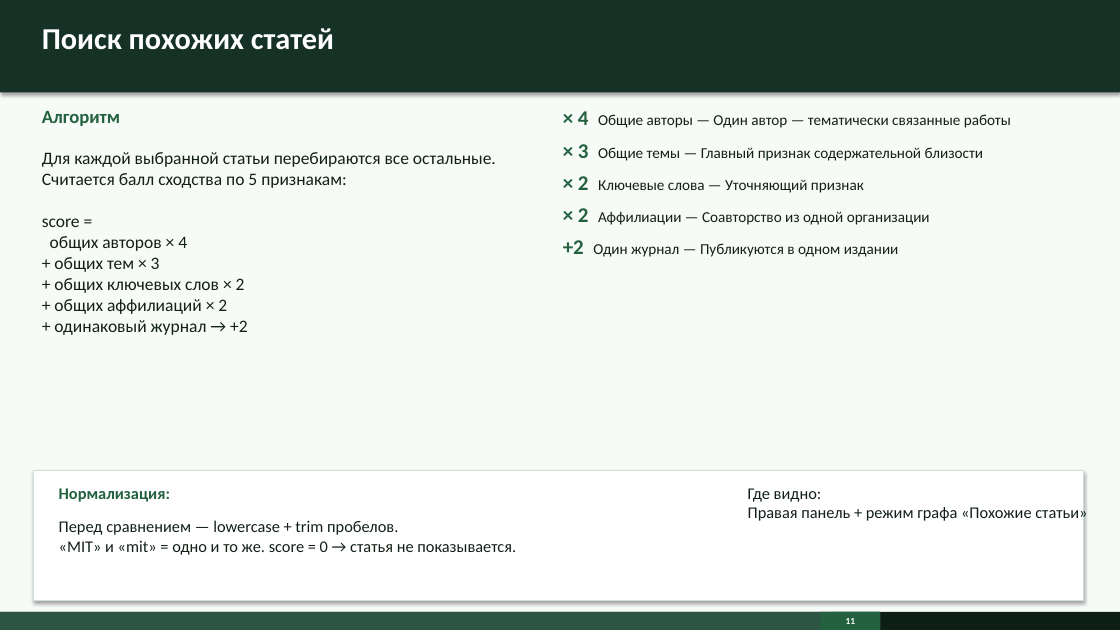
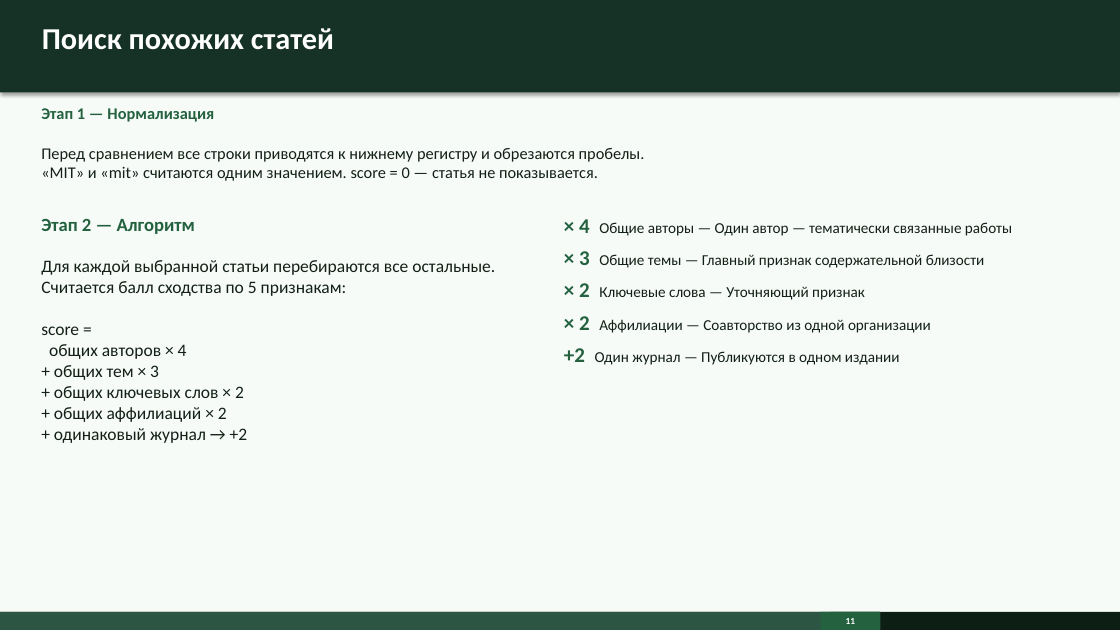
Before and after one commit to surnova2703/muiv3year, a slide deck: slide 11 of docs/Визуализация науки на основе метаданных публикаций и журналов.pptx. Drawn at 1120x630 pixels with LibreOffice and Linux fonts; fonts in the diff are those of the drawing. Boxes give left, top, right and bottom in pixels: in the first picture for what was removed or moved away, otherwise in the second. Text is boxed around its words. In the diff, an @@ line names an element or a change of style, - is before the commit and + after.

```diff
--- a/docs/Визуализация науки на основе метаданных публикаций и журналов.pptx
+++ b/docs/Визуализация науки на основе метаданных публикаций и журналов.pptx
@@ text at bbox=[41, 108, 214, 122]: text changed @@
-Нормализация:
+Этап 1 — Нормализация
@@ text at bbox=[41, 148, 645, 181]: text changed @@
-Перед сравнением — lowercase + trim пробелов.
-«MIT» и «mit» = одно и то же. score = 0 → статья не показывается.
+Перед сравнением все строки приводятся к нижнему регистру и обрезаются пробелы.
+«MIT» и «mit» считаются одним значением. score = 0 — статья не показывается.
@@ text "× 4 Общие авторы — ...": place and size @@
-text "× 4 Общие авторы — ..." at bbox=[563, 111, 1011, 257]
+text "× 4 Общие авторы — ..." at bbox=[564, 219, 1012, 365]
@@ text at bbox=[41, 218, 195, 234]: text changed @@
-Алгоритм
+Этап 2 — Алгоритм
@@ text "Для каждой выбранной статьи перебираются ...": place and size @@
-text "Для каждой выбранной статьи перебираются ..." at bbox=[42, 152, 496, 335]
+text "Для каждой выбранной статьи перебираются ..." at bbox=[41, 260, 495, 443]
@@ rectangle removed at bbox=[34, 471, 1084, 601] @@
@@ text removed at bbox=[748, 488, 1087, 523] @@
-Где видно:
-Правая панель + режим графа «Похожие статьи»
```
Also in this commit, not shown: 4 other slides changed.
